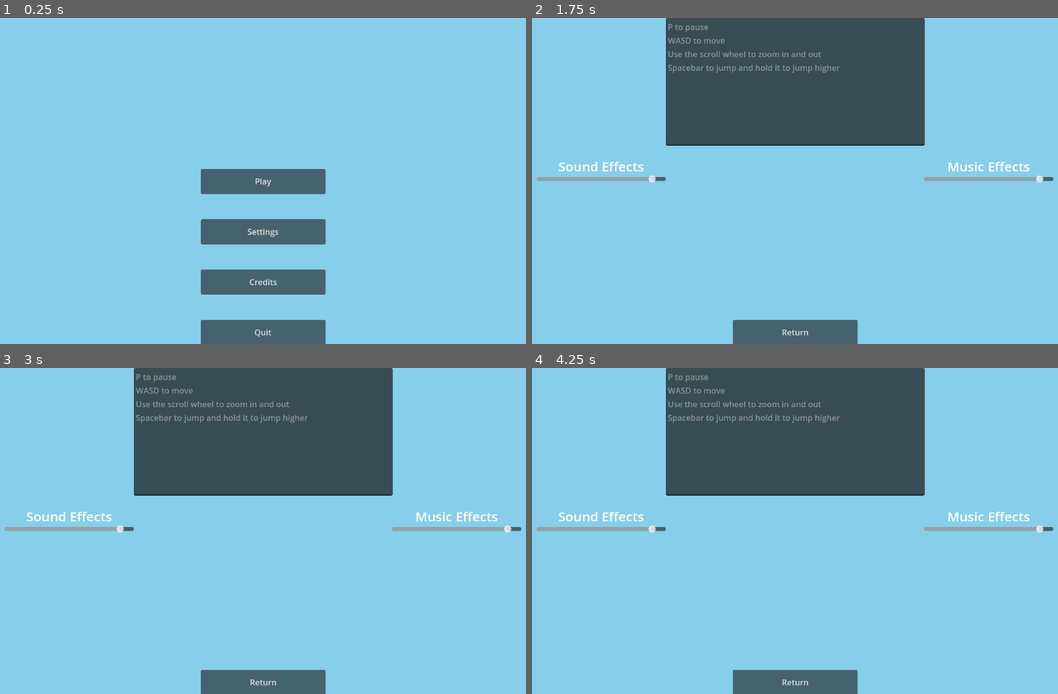
Above: before the commit, frames 1-4 (two rows, left to right).
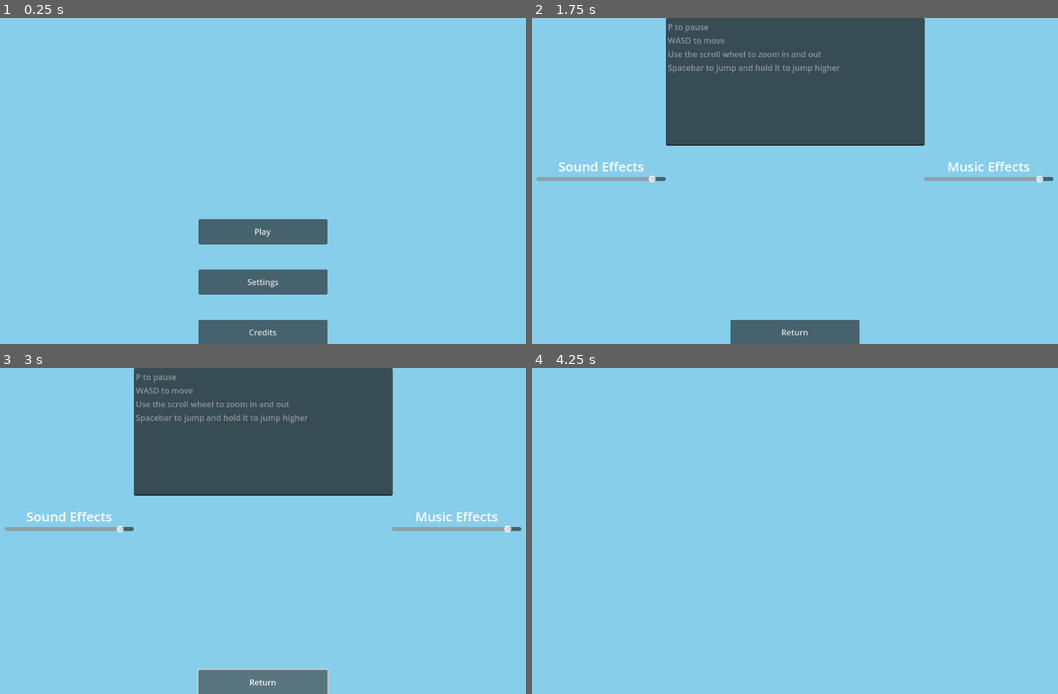
Above: after the commit, the same moments.

Repository: AlexTheAccount/Get-The-Biscuit
Game: Godot game, scene res://Tscn/UI/Main Menu.tscn
The game is run twice, just before and just after one commit, with the same random seed, the same clock (stepped at 60 frames per second) and the same inputs. Sound files missing from this copy of the repository are replaced by a short silence.
Inputs (mouse positions are in pixels of both pictures, inside the frame that each line leads up to):
- Up to frame 1 (0.25 s): no input
- Up to frame 2 (1.75 s): click "Settings" at 0.5 s; tap Enter (ui_accept) at 1.25 s; move the mouse to (921, 164) at 1.27 s; hold D (Player Right) from 1.28 s (still down); hold Enter (ui_accept) from 1.28 s (still down); click (921, 164) at 1.42 s
- Up to frame 3 (3 s): release D (Player Right) at 2 s; release Enter (ui_accept) at 2 s; click "Return" at 2 s; click "Credits" at 2.75 s
- Up to frame 4 (4.25 s): tap Enter (ui_accept) at 3.5, 3.77, 3.8, 4.07 s; move the mouse to (679, 547) at 3.52 s; hold S (Player Down) from 3.53 s (still down); tap Mouse wheel up (Zoom In) at 3.6 s

The runs differ from the first frame. In frame 1, 2.3% of the frame differs, in the area x 37-63%, y 46-100%; in frame 2, 0.1%; in frame 3, 0.3%; in frame 4, 22%, in the area x 0-100%, y 0-100%.

Commit message:
fixed the funky jump audio

Diff:
--- a/get-the-biscuit/GD/PlayerBody.gd
+++ b/get-the-biscuit/GD/PlayerBody.gd
@@ -7,6 +7,7 @@
 var baseSpeed = SPEED
 var JUMP_VELOCITY = 10
 var baseJump = JUMP_VELOCITY
+var jumped := false
 
 @export var shortJumpGravityMultipler := 2.0 # gravity multiplier when jump is released early
 @export var fallGravityMultipler := 2.5 # gravity multiplier on the fall-down
@@ -70,6 +71,7 @@
 		# Update timers
 		if is_on_floor():
 			coyoteTimer = coyoteTime
+			jumped = false
 		else:
 			coyoteTimer = max(coyoteTimer - delta, 0)
 
@@ -139,8 +141,9 @@
 		elif Vector3(velocity.x, 0, velocity.z).length() <= 0.1 || is_on_floor() == false:
 			movementPlayer.stop()
 
-		if velocity.y > 0 && jumpPlayer.is_playing() == false && Input.is_action_just_pressed("ui_accept"):
+		if velocity.y > 0 && jumpPlayer.is_playing() == false && Input.is_action_just_pressed("ui_accept") && jumped == false:
 			jumpPlayer.play()
+			jumped = true
 
 # Camera lag
 @export var camHeight := 1.6
--- a/get-the-biscuit/GD/UI/MMControl.gd
+++ b/get-the-biscuit/GD/UI/MMControl.gd
@@ -6,7 +6,6 @@
 @onready var playNode := $Play
 @onready var settingsNode := $Settings
 @onready var creditsNode := $Credits
-@onready var quitNode := $Quit
 
 @onready var musicPlayer := $MusicPlayer
 # Called when the node enters the scene tree for the first time.
@@ -25,7 +24,6 @@
 	playNode.visible = not playNode.visible
 	settingsNode.visible = not settingsNode.visible
 	creditsNode.visible = not creditsNode.visible
-	quitNode.visible = not quitNode.visible
 
 func _on_play_button_up() -> void:
 	ToggleAll()
@@ -52,9 +50,3 @@
 	var addedSettings = settingsLoad.instantiate()
 	add_child(addedSettings)
 	pass # Replace with function body.
-
-func _on_quit_button_up() -> void:
-	GameManager.uiClickPlayer.play()
-	await get_tree().create_timer(GameManager.uiClickPlayer.stream.get_length()).timeout
-	get_tree().quit()
-	pass # Replace with function body.
--- a/get-the-biscuit/Tscn/UI/Controls Menu.tscn
+++ b/get-the-biscuit/Tscn/UI/Controls Menu.tscn
@@ -37,9 +37,9 @@
 anchor_top = 1.0
 anchor_right = 0.5
 anchor_bottom = 1.0
-offset_left = -123.5
+offset_left = -128.0
 offset_top = -48.0
-offset_right = 123.5
+offset_right = 127.0
 offset_bottom = 2.0
 grow_horizontal = 2
 grow_vertical = 0
--- a/get-the-biscuit/Tscn/UI/Credits Menu.tscn
+++ b/get-the-biscuit/Tscn/UI/Credits Menu.tscn
@@ -47,12 +47,12 @@
 anchor_top = 1.0
 anchor_right = 0.5
 anchor_bottom = 1.0
-offset_left = -123.5
+offset_left = -128.0
 offset_top = -48.0
-offset_right = 123.5
+offset_right = 128.0
 offset_bottom = 2.0
 grow_horizontal = 2
 grow_vertical = 0
-text = "Quit"
+text = "Return"
 
 [connection signal="button_up" from="Quit" to="." method="_on_quit_button_up"]
--- a/get-the-biscuit/Tscn/UI/Death Menu.tscn
+++ b/get-the-biscuit/Tscn/UI/Death Menu.tscn
@@ -43,9 +43,9 @@
 anchor_top = 1.0
 anchor_right = 0.5
 anchor_bottom = 1.0
-offset_left = -123.5
+offset_left = -128.0
 offset_top = -48.0
-offset_right = 123.5
+offset_right = 128.0
 offset_bottom = 2.0
 grow_horizontal = 2
 grow_vertical = 0
--- a/get-the-biscuit/Tscn/UI/Main Menu.tscn
+++ b/get-the-biscuit/Tscn/UI/Main Menu.tscn
@@ -21,10 +21,10 @@
 anchor_top = 1.0
 anchor_right = 0.5
 anchor_bottom = 1.0
-offset_left = -123.5
-offset_top = -348.0
-offset_right = 123.5
-offset_bottom = -298.0
+offset_left = -128.0
+offset_top = -248.0
+offset_right = 128.0
+offset_bottom = -198.0
 grow_horizontal = 2
 grow_vertical = 0
 text = "Play"
@@ -36,10 +36,10 @@
 anchor_top = 1.0
 anchor_right = 0.5
 anchor_bottom = 1.0
-offset_left = -123.5
-offset_top = -248.0
-offset_right = 123.5
-offset_bottom = -198.0
+offset_left = -128.0
+offset_top = -148.0
+offset_right = 128.0
+offset_bottom = -98.0
 grow_horizontal = 2
 grow_vertical = 0
 text = "Settings"
@@ -51,28 +51,13 @@
 anchor_top = 1.0
 anchor_right = 0.5
 anchor_bottom = 1.0
-offset_left = -123.5
-offset_top = -148.0
-offset_right = 123.5
-offset_bottom = -98.0
+offset_left = -128.0
+offset_top = -48.0
+offset_right = 128.0
+offset_bottom = 2.0
 grow_horizontal = 2
 grow_vertical = 0
 text = "Credits"
-
-[node name="Quit" type="Button" parent="."]
-layout_mode = 1
-anchors_preset = 7
-anchor_left = 0.5
-anchor_top = 1.0
-anchor_right = 0.5
-anchor_bottom = 1.0
-offset_left = -123.5
-offset_top = -48.0
-offset_right = 123.5
-offset_bottom = 2.0
-grow_horizontal = 2
-grow_vertical = 0
-text = "Quit"
 
 [node name="UIClickPlayer" type="AudioStreamPlayer" parent="."]
 stream = ExtResource("2_51q10")
@@ -86,4 +71,3 @@
 [connection signal="button_up" from="Play" to="." method="_on_play_button_up"]
 [connection signal="button_up" from="Settings" to="." method="_on_settings_button_up"]
 [connection signal="button_up" from="Credits" to="." method="_on_credits_button_up"]
-[connection signal="button_up" from="Quit" to="." method="_on_quit_button_up"]
--- a/get-the-biscuit/Tscn/UI/Pause Menu.tscn
+++ b/get-the-biscuit/Tscn/UI/Pause Menu.tscn
@@ -20,9 +20,9 @@
 anchor_top = 1.0
 anchor_right = 0.5
 anchor_bottom = 1.0
-offset_left = -123.5
+offset_left = -128.0
 offset_top = -248.0
-offset_right = 123.5
+offset_right = 128.0
 offset_bottom = -198.0
 grow_horizontal = 2
 grow_vertical = 0
@@ -35,10 +35,10 @@
 anchor_top = 1.0
 anchor_right = 0.5
 anchor_bottom = 1.0
-offset_left = -123.5
-offset_top = -148.0
-offset_right = 123.5
-offset_bottom = -98.0
+offset_left = -128.0
+offset_top = -144.0
+offset_right = 128.0
+offset_bottom = -94.0
 grow_horizontal = 2
 grow_vertical = 0
 text = "Settings"
@@ -50,9 +50,9 @@
 anchor_top = 1.0
 anchor_right = 0.5
 anchor_bottom = 1.0
-offset_left = -123.5
+offset_left = -128.0
 offset_top = -48.0
-offset_right = 123.5
+offset_right = 128.0
 offset_bottom = 2.0
 grow_horizontal = 2
 grow_vertical = 0
--- a/get-the-biscuit/Tscn/UI/Settings Menu.tscn
+++ b/get-the-biscuit/Tscn/UI/Settings Menu.tscn
@@ -19,9 +19,9 @@
 anchor_top = 1.0
 anchor_right = 0.5
 anchor_bottom = 1.0
-offset_left = -123.5
+offset_left = -128.0
 offset_top = -48.0
-offset_right = 123.5
+offset_right = 128.0
 offset_bottom = 2.0
 grow_horizontal = 2
 grow_vertical = 0
Not shown, added: get-the-biscuit/export_presets.cfg
Not shown, added: Build/Get The Biscuit.apple-touch-icon.png
Not shown, added: Build/Get The Biscuit.audio.position.worklet.js
Not shown, added: Build/Get The Biscuit.audio.worklet.js
Not shown, added: Build/Get The Biscuit.icon.png
Not shown, added: Build/Get The Biscuit.js
Not shown, added: Build/Get The Biscuit.pck
Not shown, added: Build/Get The Biscuit.png
Not shown, added: Build/Get The Biscuit.wasm
Not shown, added: Build/Get The Biscuit.zip
Not shown, added: Build/index.html
